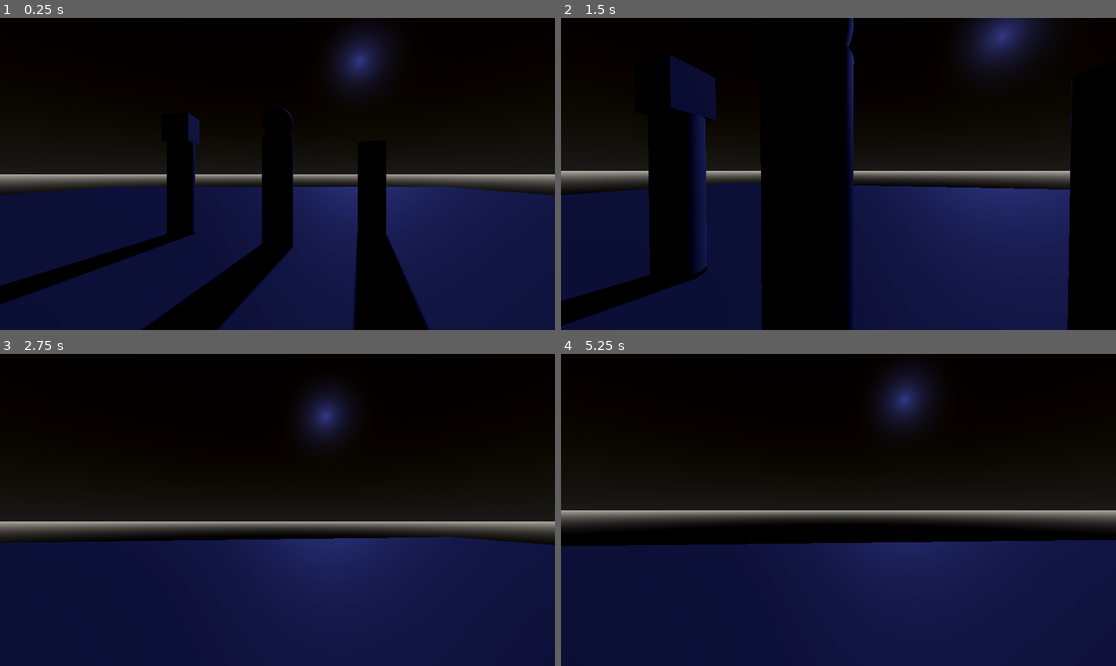
Above: before the commit, frames 1-4 (two rows, left to right).
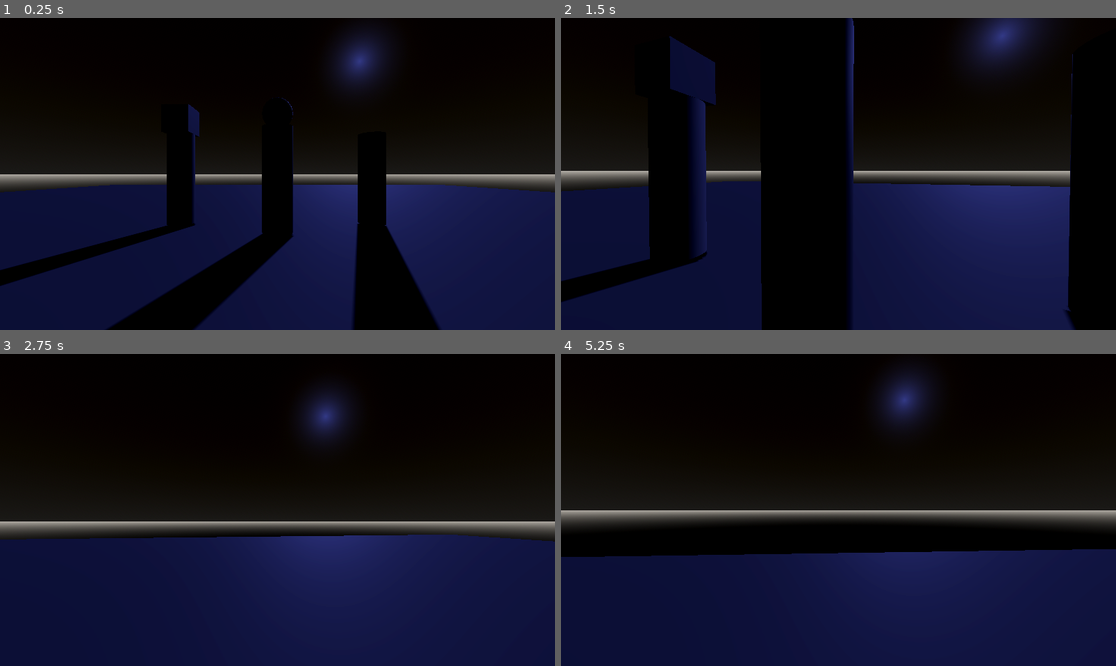
Above: after the commit, the same moments.

Repository: HyperGameDev/You-Are-A-Friend
Game: Godot game, scene res://main_scene.tscn
Same seed, same stepped clock (60 frames per second), same inputs: the game is played once before the commit and once after it.
Inputs (mouse positions are in pixels of both pictures, inside the frame that each line leads up to):
- Up to frame 1 (0.25 s): no input
- Up to frame 2 (1.5 s): tap Enter (ui_accept) at 0.5, 0.6, 0.77, 1.07 s; move the mouse to (866, 174) at 0.52 s; hold Up (forward) from 0.53 s (still down); move the mouse to (810, 174) at 1.27 s; tap E (activate) at 1.35 s
- Up to frame 3 (2.75 s): keep holding Up (forward); tap Enter (ui_accept) at 1.52, 1.55, 1.82, 2.3 s; move the mouse to (288, 503) at 2.02 s; tap Q (deactivate) at 2.1 s
- Up to frame 4 (5.25 s): keep holding Up (forward); tap Enter (ui_accept) at 2.75, 2.85, 3.02, 3.32, 3.77, 3.8, 4.07, 4.52, 4.55, 4.82, 5.1 s; move the mouse to (832, 516) at 2.77 s; move the mouse to (877, 513) at 3.52 s; tap E (activate) at 3.6 s; move the mouse to (794, 506) at 4.27 s; tap Q (deactivate) at 4.35 s; move the mouse to (844, 510) at 5.02 s

The runs differ from the first frame. In frame 1, 6.1% of the frame differs, in the area x 0-100%, y 25-100%; in frame 2, 4.0%; in frame 3, 0.9%; in frame 4, 3.2%.

Commit message:
Removed Jump
Removed "gravity adding" and "jump handling" from the default character script

Diff:
--- a/Player.gd
+++ b/Player.gd
@@ -17,6 +17,14 @@
 
 func _physics_process(delta):
 	if player_state == PlayerStates.NORMAL:
+		# Add the gravity.
+		if not is_on_floor():
+			velocity.y -= gravity * delta
+
+		# Handle Jump.
+		if Input.is_action_just_pressed("ui_accept") and is_on_floor():
+			velocity.y = JUMP_VELOCITY
+
 		# Get the input direction and handle the movement/deceleration.
 		var input_dir = Input.get_vector("left", "right", "forward", "backward")
 		var direction = (transform.basis * Vector3(input_dir.x, 0, input_dir.y)).normalized()
